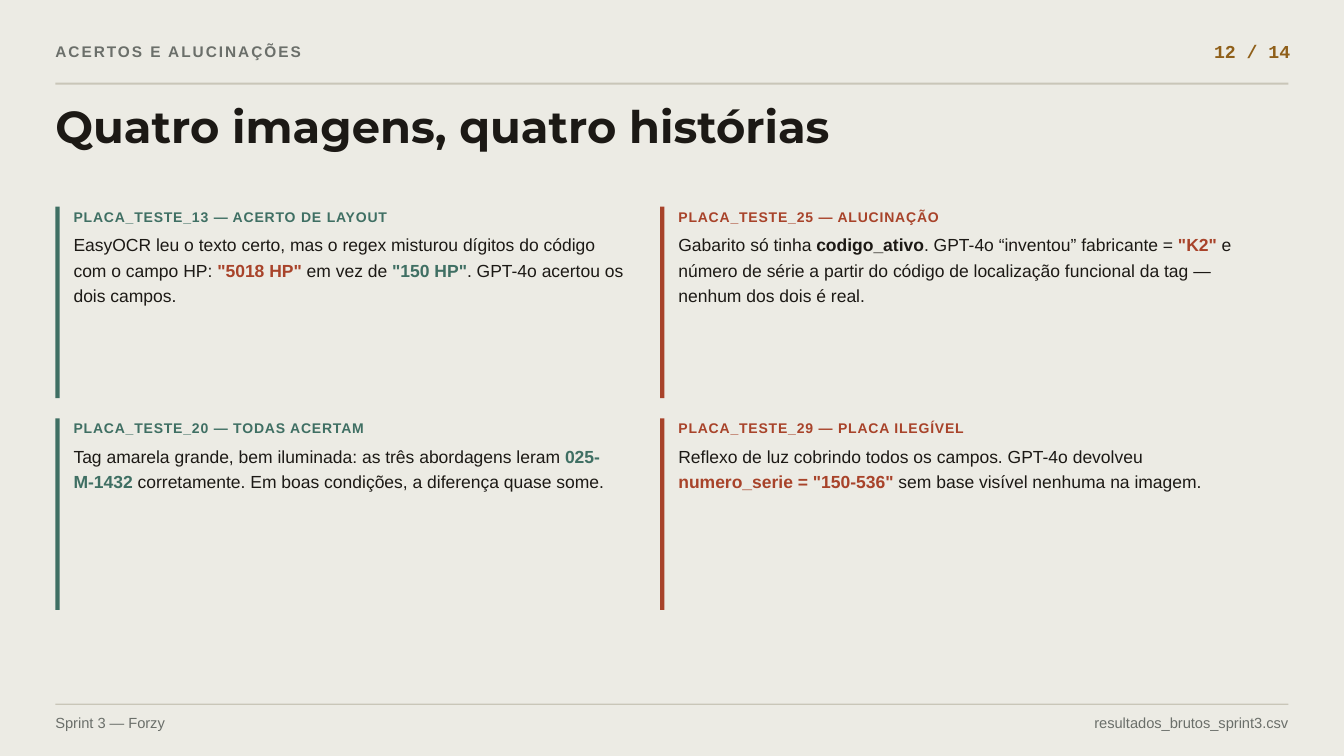
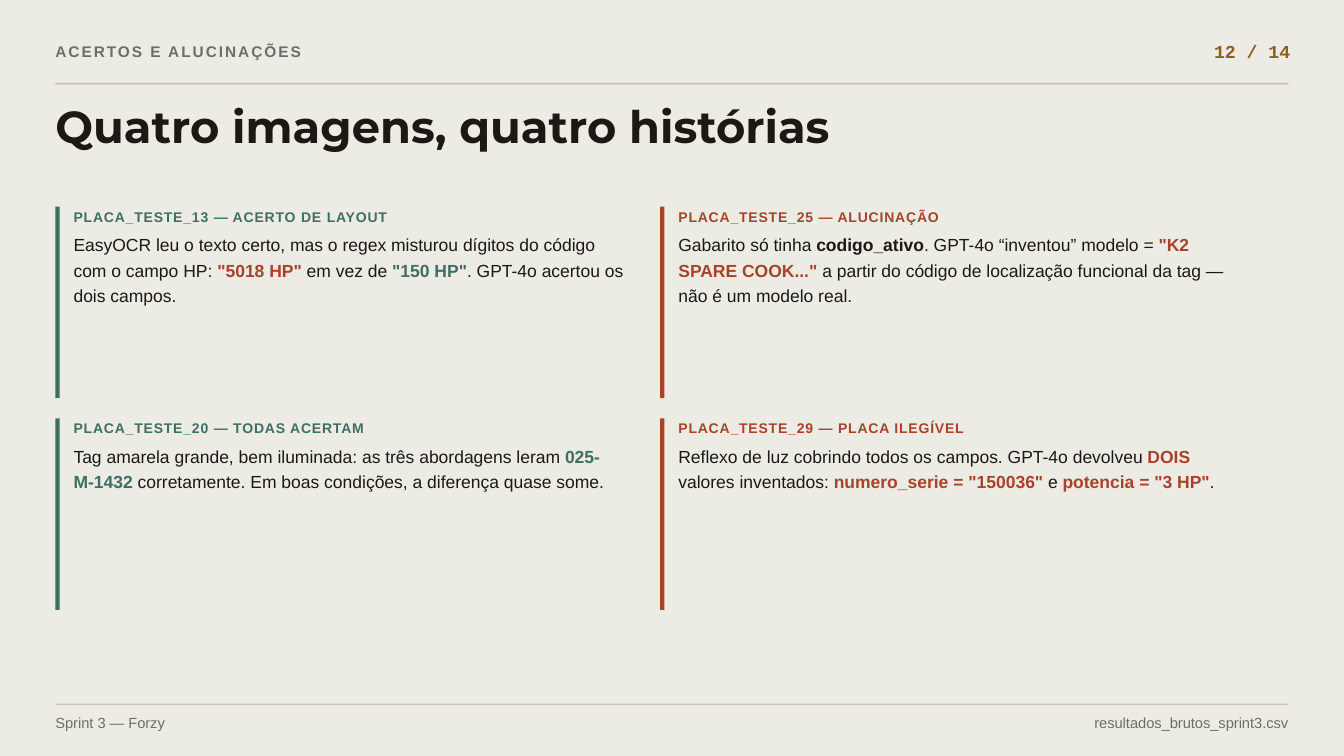
Before and after one commit to edgarLodula/sprint3-VC, a slide deck: slide 12 of apresentacao_sprint3.pptx. Drawn at 1344x756 pixels with LibreOffice and Linux fonts; fonts in the diff are those of the drawing. Boxes give left, top, right and bottom in pixels: in the first picture for what was removed or moved away, otherwise in the second. Text is boxed around its words. In the diff, an @@ line names an element or a change of style, - is before the commit and + after.

Commit message:
Notebook executado ponta a ponta + números atualizados em todos os materiais
Sprint3_Multiabordagem_Forzy.ipynb agora sobe com as 3 abordagens
executadas de verdade (resultados_brutos e acuracia_sprint3 gerados
pela própria execução, sem erros). O GPT-4o não é determinístico e a
acurácia dele variou ligeiramente entre execuções (85,3% -> 84,7%);
relatório técnico, README e slides foram atualizados para refletir
exatamente os números desta execução, incluindo os dois casos de
alucinação (placa_teste_25 e placa_teste_29, este último agora com
dois campos inventados na mesma imagem).

```diff
--- a/apresentacao_sprint3.pptx
+++ b/apresentacao_sprint3.pptx
@@ text at [678, 238, 1201, 302]: text changed @@
-Gabarito só tinha codigo_ativo. GPT-4o “inventou” fabricante = "K2" e número de série a partir do código de localização funcional da tag — nenhum dos dois é real.
+Gabarito só tinha codigo_ativo. GPT-4o “inventou” modelo = "K2 SPARE COOK..." a partir do código de localização funcional da tag — não é um modelo real.
@@ text at [678, 450, 1214, 492]: text changed @@
-Reflexo de luz cobrindo todos os campos. GPT-4o devolveu numero_serie = "150-536" sem base visível nenhuma na imagem.
+Reflexo de luz cobrindo todos os campos. GPT-4o devolveu DOIS valores inventados: numero_serie = "150036" e potencia = "3 HP".
```
Also in this commit, not shown: 3 other slides changed, 6 other files.
